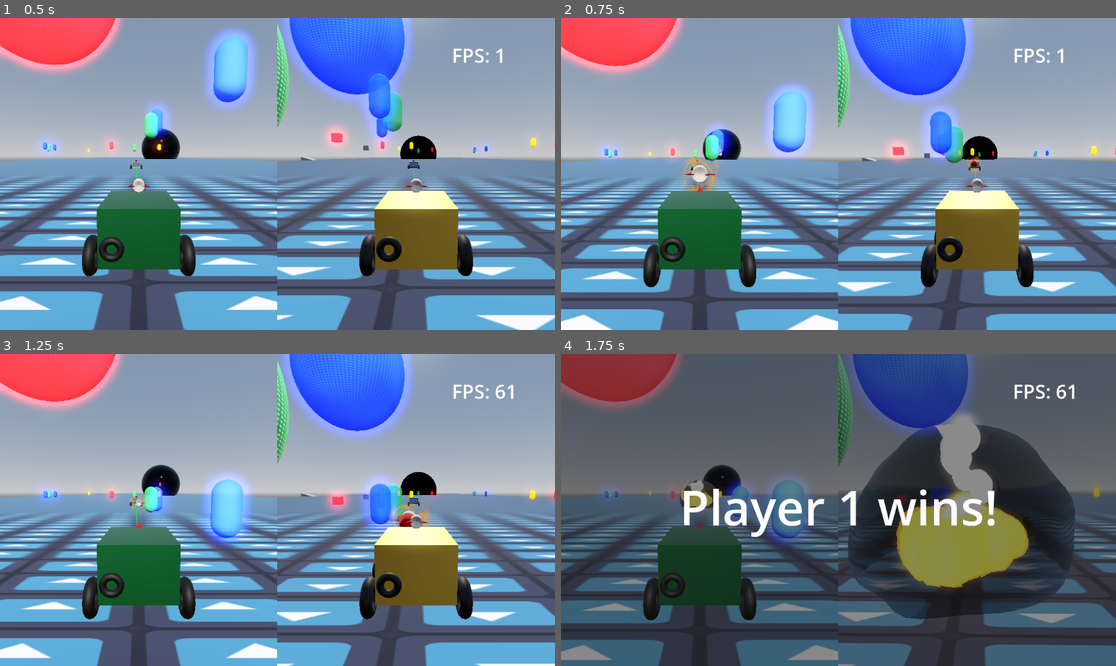
Above: before the commit, frames 1-4 (two rows, left to right).
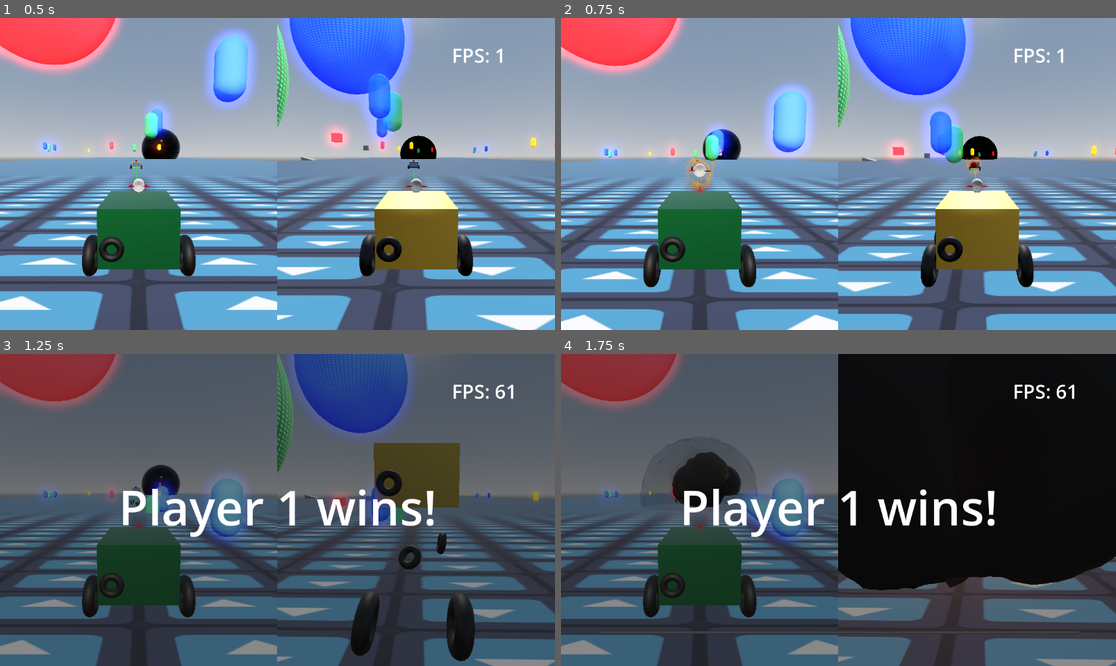
Above: after the commit, the same moments.

Repository: JojSh/MoonBuggy
Game: Godot game, scene res://test_flat_world.tscn
Two runs of this game, one before a commit and one after it. Both use one fixed random seed, a clock stepped at 60 frames per second and the inputs below. The engine's default icon, where the game draws it, is replaced by a stand-in: a white triangle on a blue panel in a dark square.
Inputs (mouse positions are in pixels of both pictures, inside the frame that each line leads up to):
- Up to frame 1 (0.5 s): no input
- Up to frame 2 (0.75 s): tap Enter (ui_accept) at 0.5 s; move the mouse to (960, 158) at 0.52 s; hold Right (ui_right) from 0.53 s (still down); hold F from 0.53 s (still down); click (960, 158) at 0.67 s
- Up to frame 3 (1.25 s): keep holding Right (ui_right); keep holding F; tap Enter (ui_accept) at 0.77 s
- Up to frame 4 (1.75 s): release Right (ui_right) at 1.25 s; release F at 1.25 s; click (838, 628) at 1.27 s

Frame 1 is identical in both runs. In frame 2, 0.4% of the frame differs, in the area x 21-76%, y 44-56%; in frame 3, 95%, in the area x 0-100%, y 0-100%; in frame 4, 48%.

Commit message:
Increase rocket power more

Diff:
--- a/RocketLauncher.gd
+++ b/RocketLauncher.gd
@@ -1,7 +1,7 @@
 extends Node3D
 const RocketProjectile = preload("res://rocket_projectile.tscn")
 var can_fire: bool = true
-@export var launch_power := 200
+@export var launch_power := 300
 
 func fire_rocket():
 	if !can_fire: return
